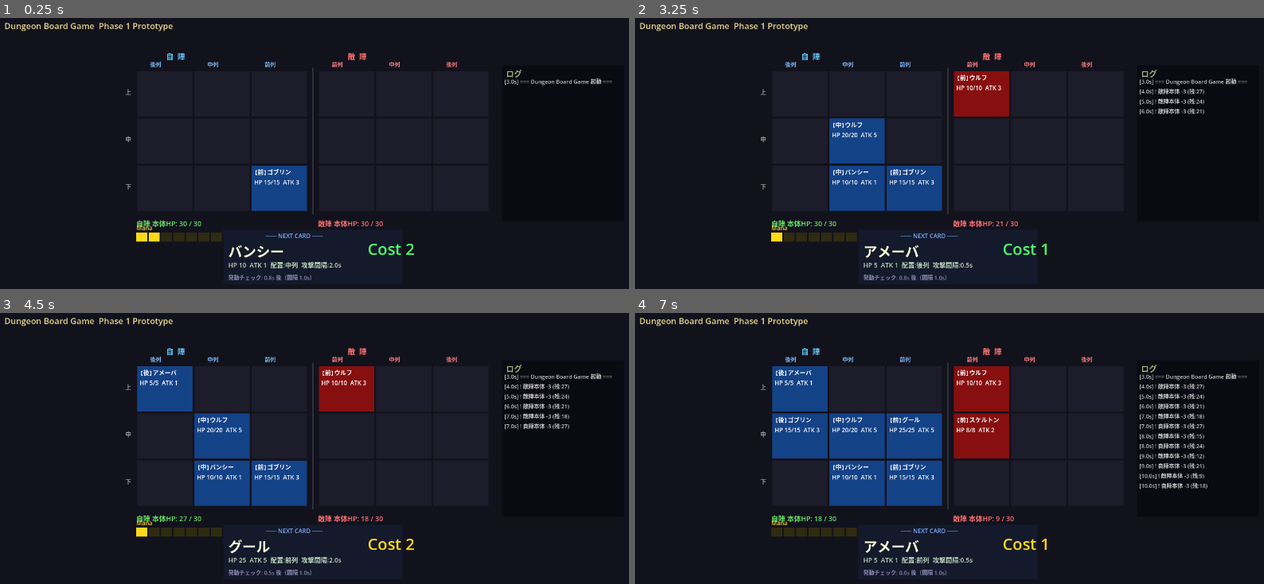
Above: before the commit, frames 1-4 (two rows, left to right).
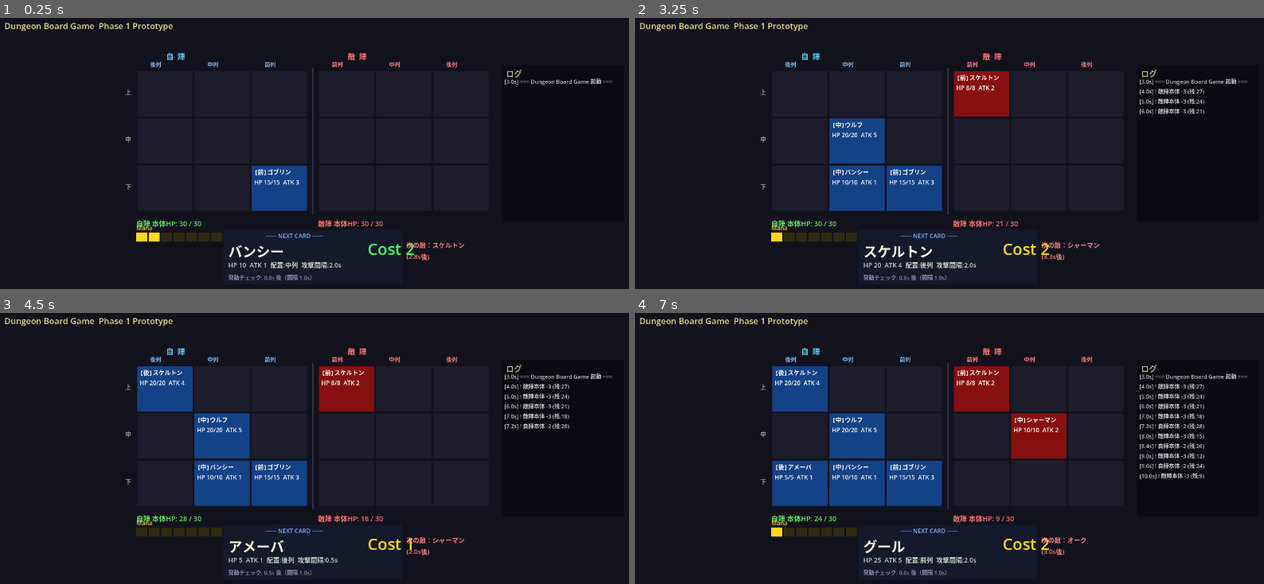
Above: after the commit, the same moments.

Repository: kazumak334-create/dungeon-board-game
Game: Godot game, scene res://scenes/Main.tscn
Two runs of this game, one before a commit and one after it. Both use one fixed random seed, a clock stepped at 60 frames per second and the inputs below.
Inputs:
- Up to frame 1 (0.25 s): no input
- Up to frame 2 (3.25 s): tap Enter at 0.5 s; tap Space at 2.75 s
- Up to frame 3 (4.5 s): tap Enter at 3.5 s
- Up to frame 4 (7 s): tap Space at 5.75 s; tap Enter at 6.5 s

The runs differ from the first frame. In frame 1, 0.2% of the frame differs, in the area x 64-74%, y 82-90%; in frame 2, 0.9%; in frame 3, 0.9%; in frame 4, 8.5%, in the area x 21-92%, y 20-93%.

Commit message:
feat: マナ待機スタック実装・敵次カード表示追加
- DeckManager: マナ不足時に捨て札せず先頭で待機するよう変更
- EnemyAI: _pick_next_card()で召喚カードを事前決定、get_next_card()を追加
- Main: 「次の敵：〇〇 (X.Xs後)」ラベルを次カードパネル右横に追加

Co-Authored-By: Claude Sonnet 4.6 <noreply@anthropic.com>

Diff:
--- a/scripts/DeckManager.gd
+++ b/scripts/DeckManager.gd
@@ -77,10 +77,7 @@
 		return
 	var top = deck[0]
 	if mana < top.cost:
-		# マナ不足：消費せずに捨て札（末尾）へ送る
-		deck.remove_at(0)
-		deck.append(top)
-		return
+		return  # マナが足りるまで先頭で待機
 	mana -= top.cost
 	deck.remove_at(0)
 	board.place_unit(0, top)
--- a/scripts/EnemyAI.gd
+++ b/scripts/EnemyAI.gd
@@ -6,9 +6,11 @@
 const SPAWN_INTERVAL: float = 3.5
 
 var enemy_deck: Array = []
+var next_card: Object = null  # 次に召喚するカード（表示用に事前決定）
 
 func _ready() -> void:
 	_build_enemy_deck()
+	_pick_next_card()
 
 func _build_enemy_deck() -> void:
 	var definitions: Array = [
@@ -33,11 +35,19 @@
 		enemy_deck.append(u)
 	enemy_deck.shuffle()
 
+func _pick_next_card() -> void:
+	if not enemy_deck.is_empty():
+		next_card = enemy_deck[randi() % enemy_deck.size()]
+	else:
+		next_card = null
+
+func get_next_card() -> Object:
+	return next_card
+
 func process_ai(delta: float, board: Node) -> void:
 	spawn_timer -= delta
 	if spawn_timer <= 0.0:
 		spawn_timer = SPAWN_INTERVAL
-		if not enemy_deck.is_empty():
-			var idx: int = randi() % enemy_deck.size()
-			var unit = enemy_deck[idx]
-			board.place_unit(1, unit)
+		if next_card != null:
+			board.place_unit(1, next_card)
+		_pick_next_card()  # 次の召喚カードを事前決定
--- a/scripts/Main.gd
+++ b/scripts/Main.gd
@@ -44,6 +44,7 @@
 var next_card_detail_label: Label
 var next_card_cost_label: Label
 var next_card_timer_label: Label
+var enemy_next_label: Label
 
 var player_base_label: Label
 var enemy_base_label:  Label
@@ -296,6 +297,13 @@
 	next_card_timer_label.add_theme_font_size_override("font_size", 11)
 	next_card_timer_label.modulate = Color(0.55, 0.55, 0.7)
 	add_child(next_card_timer_label)
+
+	# 次の敵カード表示（パネル右側）
+	enemy_next_label = Label.new()
+	enemy_next_label.position = Vector2(panel_x + panel_w + 8, panel_y + 20)
+	enemy_next_label.add_theme_font_size_override("font_size", 13)
+	enemy_next_label.modulate = Color(1.0, 0.5, 0.5)
+	add_child(enemy_next_label)
 
 # ---- セルのX座標計算 ----
 # 自陣: col0=後列(最左), col1=中列, col2=前列(中央寄り右)
@@ -409,6 +417,13 @@
 	var interval: float = deck_manager.check_interval
 	next_card_timer_label.text = "発動チェック: %.1fs 後（間隔 %.1fs）" % [remain, interval]
 
+	# 次の敵カード
+	var enemy_next = enemy_ai.get_next_card()
+	if enemy_next != null:
+		enemy_next_label.text = "次の敵：%s\n(%.1fs後)" % [enemy_next.unit_name, enemy_ai.spawn_timer]
+	else:
+		enemy_next_label.text = ""
+
 # ---- シグナルハンドラ ----
 func _on_unit_died(side: int, row: int, col: int) -> void:
 	var side_name: String = "自陣" if side == 0 else "敵陣"
Not shown, changed: CHANGELOG.md
